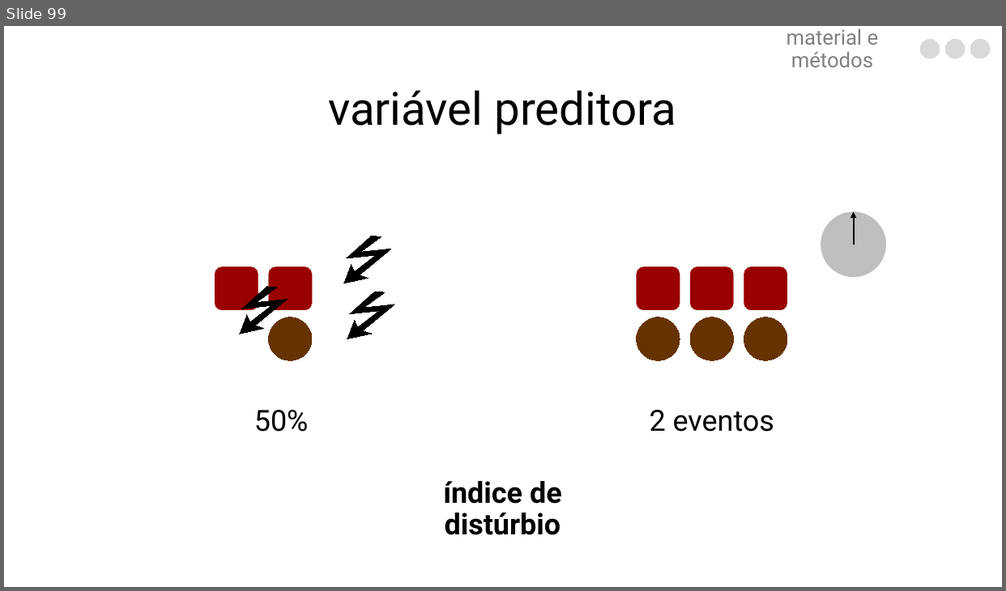
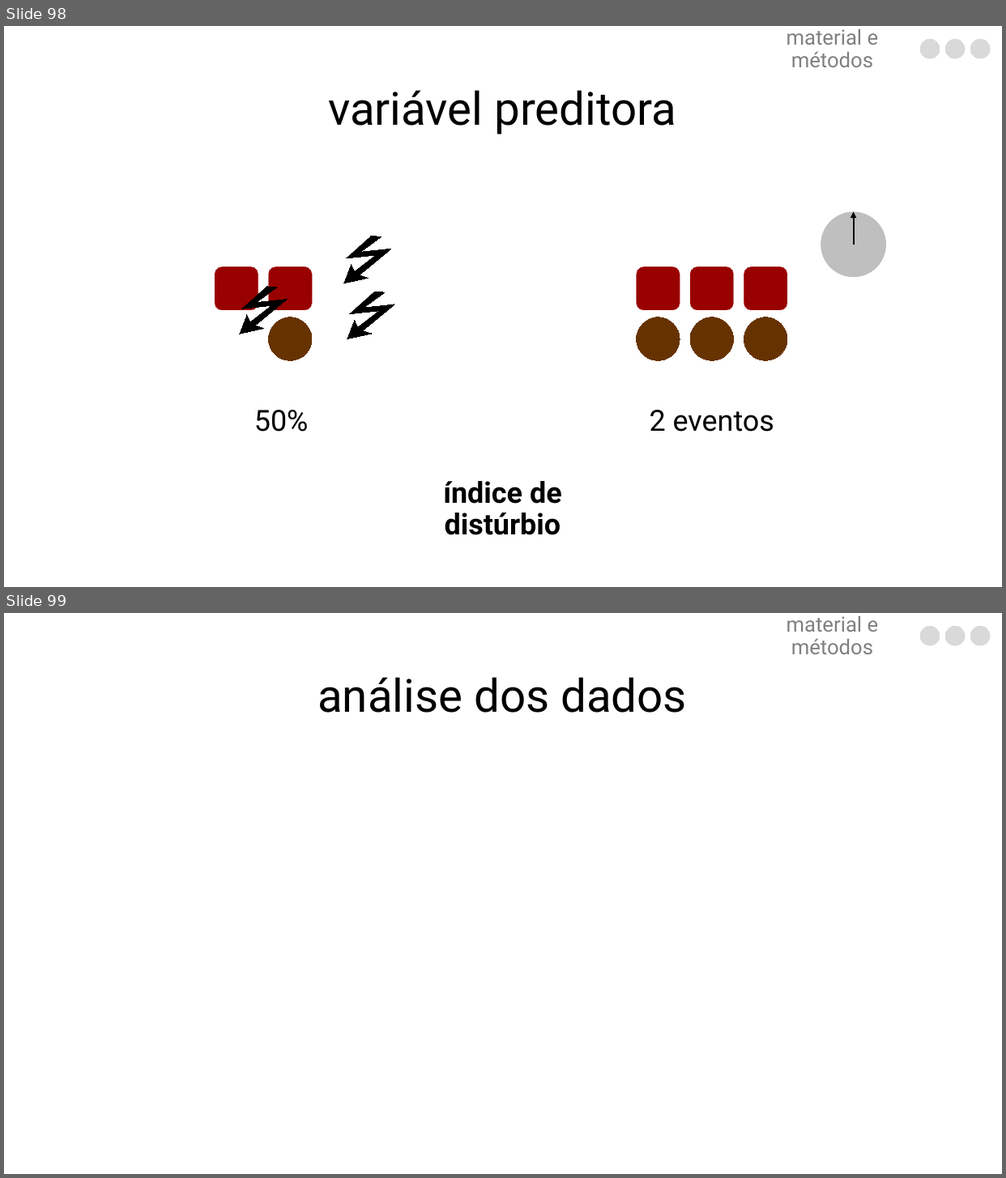
Before and after one commit to luisanovara/dissertacao, a slide deck: DEFESA.pptx. Shown one above the other, each under a label of ours: slide 99 before the commit, slides 98 and 99 after it. The pictures are 1006x591 and 1006x1178 pixels, drawn with LibreOffice and Linux fonts; fonts in the diff are those of the drawing. Boxes give left, top, right and bottom in pixels: in the first picture for what was removed or moved away, otherwise in the second. Text is boxed around its words. In the diff, an @@ line names an element or a change of style, - is before the commit and + after.

```diff
--- a/DEFESA.pptx
+++ b/DEFESA.pptx
@@ slide 99 added at <box>4,613,1002,1174</box>, background #FFFFFF @@
@@ text added at <box>786,616,879,654</box>, 20 pt, text #808080 @@
+material e métodos
@@ freeform shape added at <box>920,627,940,646</box>, fill #D9D9D9, outline #D9D9D9 0 pt @@
@@ freeform shape added at <box>946,627,965,646</box>, fill #D9D9D9, outline #D9D9D9 0 pt @@
@@ freeform shape added at <box>970,627,990,646</box>, fill #D9D9D9, outline #D9D9D9 0 pt @@
@@ title added at <box>317,677,687,713</box>, 44 pt, text #000000 @@
+análise dos dados
@@ what was slide 99 is now slide 98 @@
```
Also in this commit, not shown: 1 slide changed, 3 other slides added.
